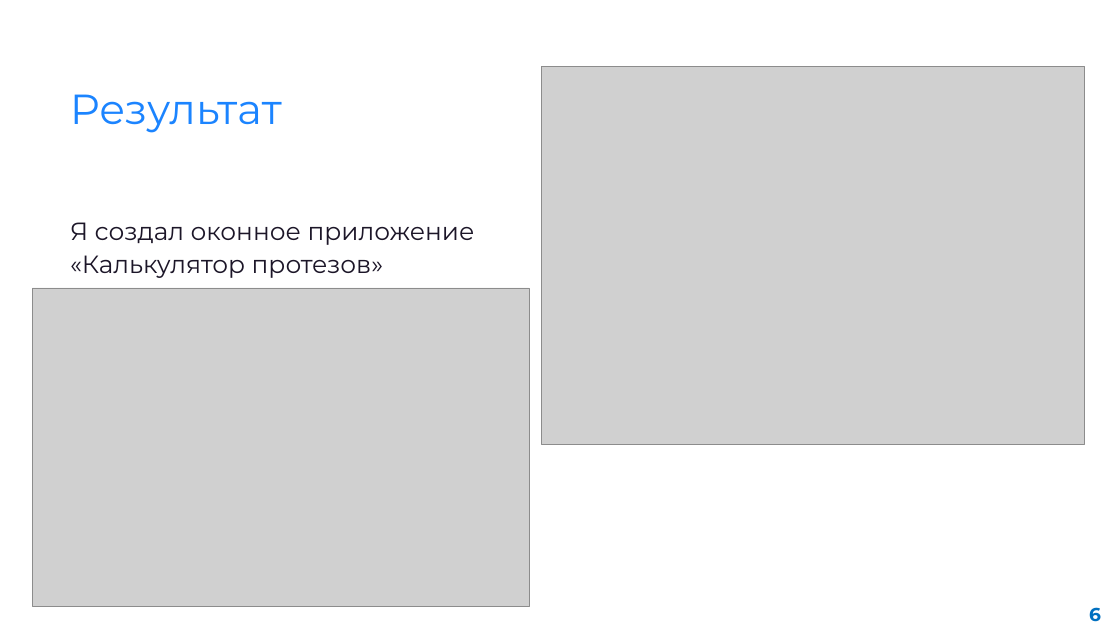
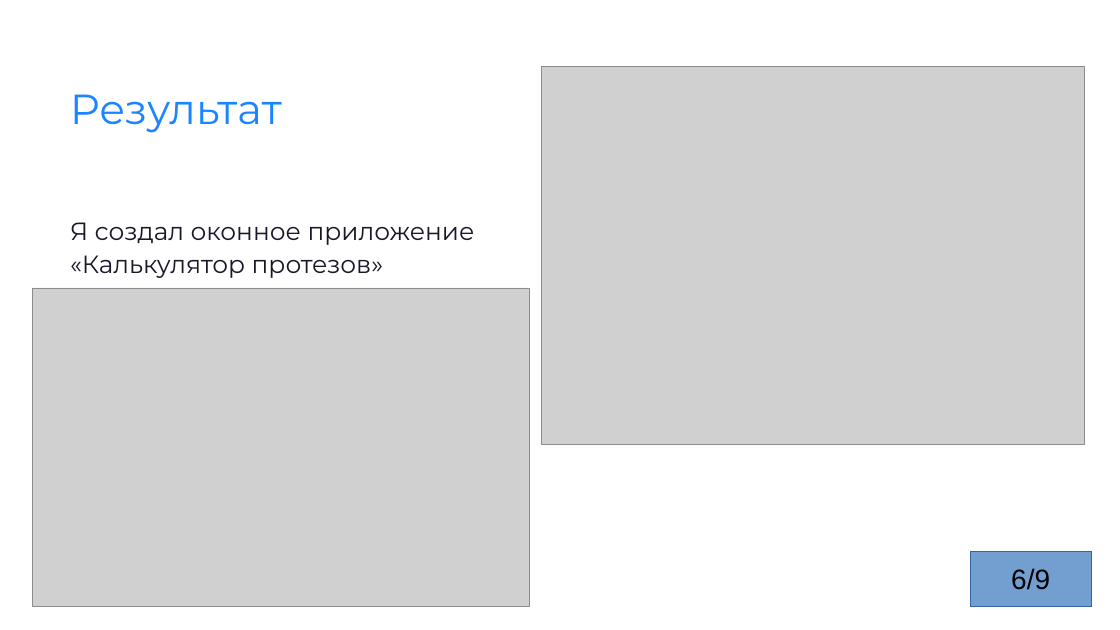
Before and after one commit to alexandr2081/Prosthetic-Calculator, a slide deck: slide 6 of Очень важные вещи/Итоговая презентация (Калькулятор протезов).pptx. Drawn at 1120x630 pixels with LibreOffice and Linux fonts; fonts in the diff are those of the drawing; grey boxes stand for pictures. Boxes give left, top, right and bottom in pixels: in the first picture for what was removed or moved away, otherwise in the second. Text is boxed around its words. In the diff, an @@ line names an element or a change of style, - is before the commit and + after.

```diff
--- a/Очень важные вещи/Итоговая презентация (Калькулятор протезов).pptx
+++ b/Очень важные вещи/Итоговая презентация (Калькулятор протезов).pptx
@@ rectangle added at (970, 551, 1091, 606), fill #729FCF, outline #3465A4 0 pt, 36 pt, text #000000 @@
+6/9
@@ text removed at (1089, 607, 1101, 622) @@
-6
```
Also in this commit, not shown: 7 other slides changed, 1 slide added, 1 slide removed.
